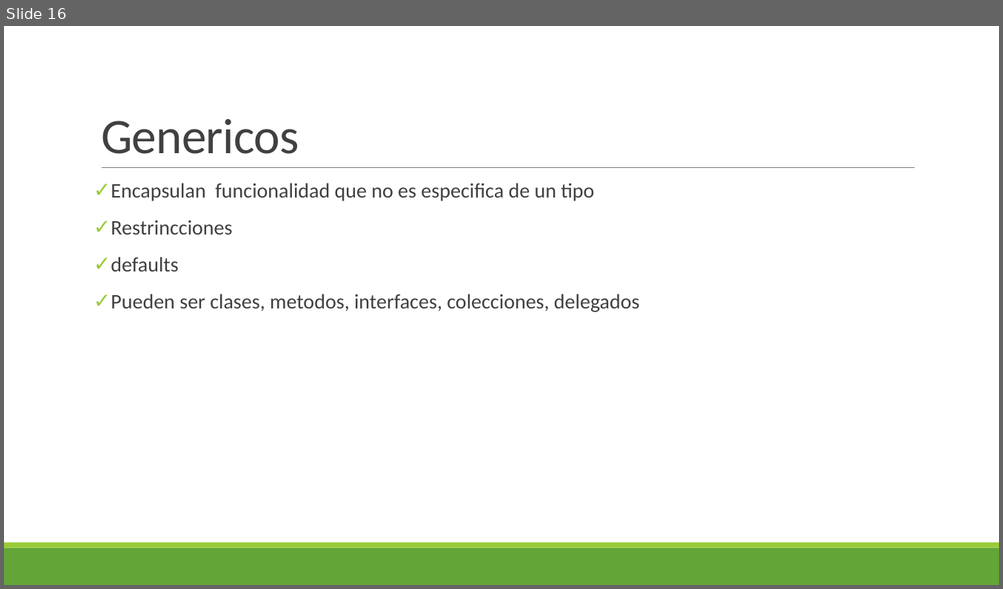
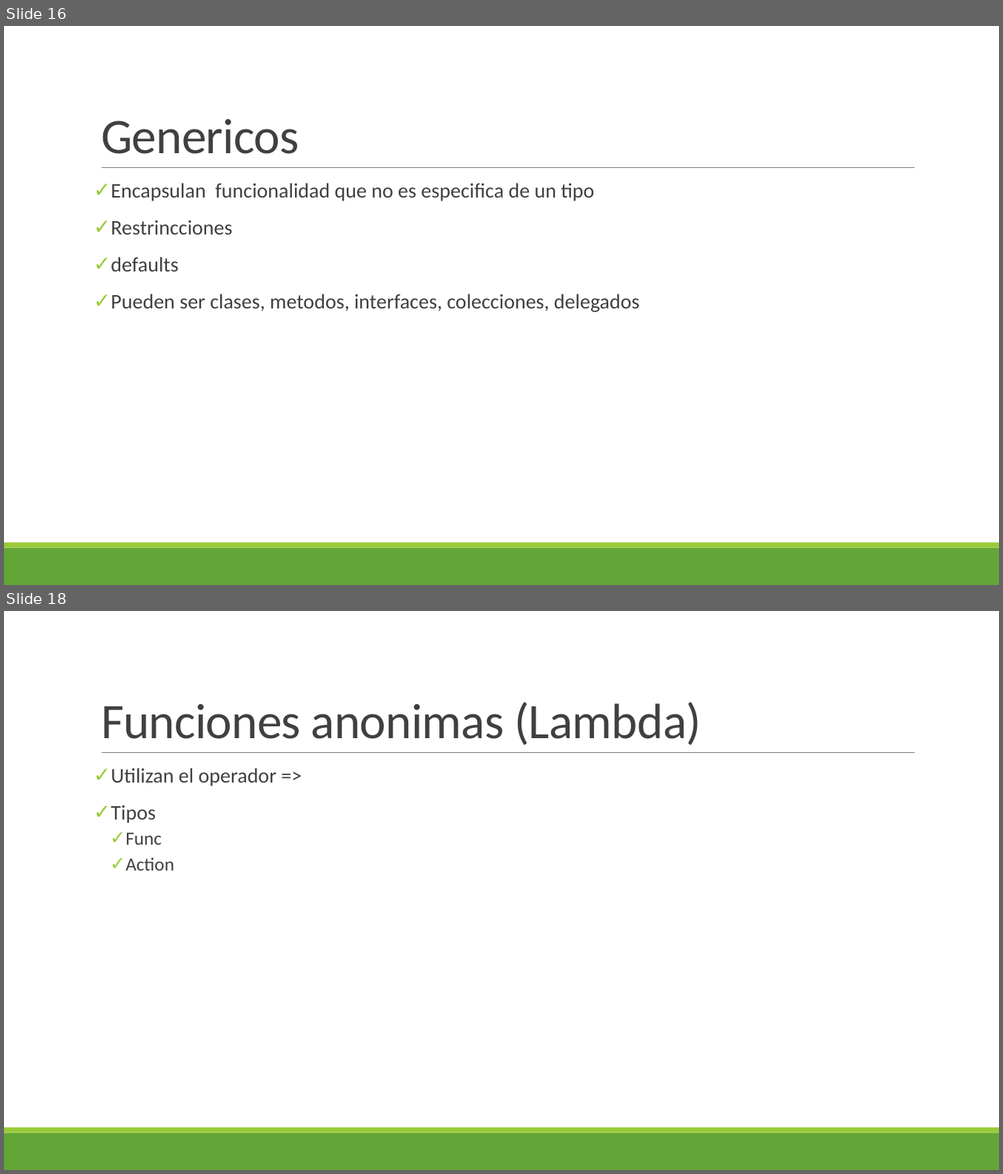
Before and after one commit to dotnet-taller/Ejemplos, a slide deck: Material/01-Introduccion c#.pptx. Shown one above the other, each under a label of ours: slide 16 before the commit, slides 16 and 18 after it; the slides between them are not shown. The pictures are 1003x589 and 1003x1174 pixels, drawn with LibreOffice and Linux fonts; fonts in the diff are those of the drawing. Boxes give left, top, right and bottom in pixels: in the first picture for what was removed or moved away, otherwise in the second. Text is boxed around its words. In the diff, an @@ line names an element or a change of style, - is before the commit and + after.

```diff
--- a/Material/01-Introduccion c#.pptx
+++ b/Material/01-Introduccion c#.pptx
@@ slide 18 added at [4,611,999,1170], background #FFFFFF; not listed: 3 template elements that a slide beside it also shows @@
@@ title added at [101,702,700,745], 48 pt, text #404040 @@
+Funciones anonimas (Lambda)
@@ text added at [111,768,276,871], 20 pt, text #404040 @@
+✓ Utilizan el operador =>
+✓ Tipos
+  ✓ Func
+  ✓ Action
```
Also in this commit, not shown: 1 slide changed, 1 other slide added, 32 other files.
